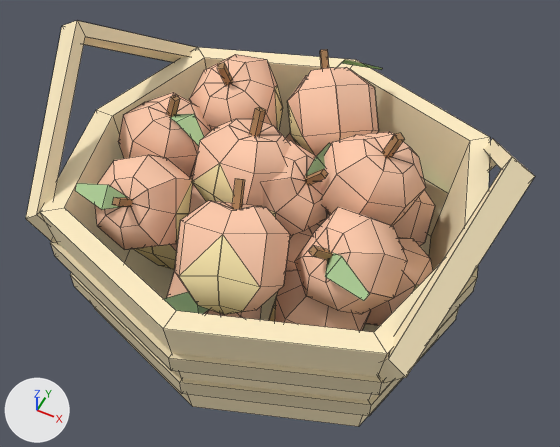
Two versions of the Blender file crops/crops/crops.blend, one commit apart.
Both versions are drawn from a camera (50 mm lens) standing at (0.606, -1.186, 1.38) and looking at (0.036, -0.047, -0.043). The axes (+X, +Y, +Z) are drawn at lower left. The lights are the same throughout. Mesh edges are drawn as thin lines.

Names of what the first picture shows: 'basket', 'peach', 'peach.001', 'peach.002'.
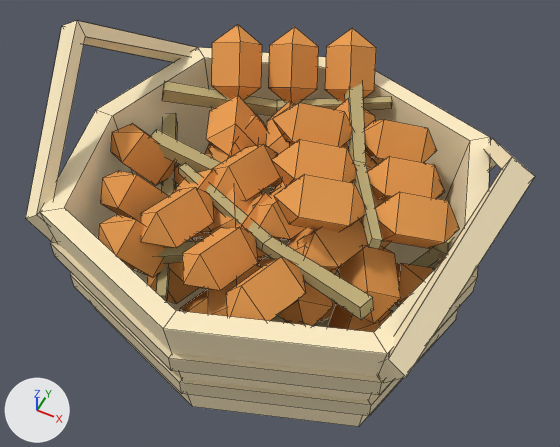
Where the newer file only moved an object's origin or applied its transform, the numbers keep the older frame.

The change, as JSON lines over the scene's bpy script:
```json
{"op": "add", "block": "mat_palmstem", "code": ["mat_palmstem = diffuse_material('palmStem')", "mat_palmstem.base_color = (0.54, 0.443, 0.209)  # beige #c2b27e"]}
{"op": "add", "block": "mat_dateripe", "code": ["mat_dateripe = diffuse_material('dateRipe')", "mat_dateripe.base_color = (0.833, 0.355, 0.0946)  # orange #eba157"]}
{"block": "me_cube_031", "where": "me_cube_031.from_pydata(...)  # 734 vertices, 394 faces; spans x -0.385..0.427, y -0.389..0.41, z -0.102..0.198"}
{"block": "me_cube_031", "where": "# used by ob_peach_002; location = (-0.01, 0.02, 0.02); rotation_euler = (0.0, 0.0, -3.142), in degrees (0, 0, -180)"}
{"block": "me_cube_031", "change": "me_cube_031 part 1: the whole mesh is turned 180 degrees about the z axis through its middle, then moved by (-0.061, 0.019, 0.0)"}
{"op": "add", "block": "me_cube_447", "code": ["me_cube_447 = bpy.data.meshes.new('Cube.447')", "me_cube_447.from_pydata(...)  # 72 vertices, 82 faces; spans x -0.356..0.286, y -0.224..0.224, z -0.082..0.072", "# faces by material slot: [10, 72]", "me_cube_447.materials.append(mat_palmstem)  # beige #c2b27e", "me_cube_447.materials.append(mat_dateripe)  # orange #eba157"]}
{"op": "add", "block": "me_cube_032", "code": ["me_cube_032 = bpy.data.meshes.new('Cube.032')", "me_cube_032.from_pydata(...)  # 216 vertices, 246 faces; spans x -0.446..0.446, y -0.365..0.408, z -0.287..-0.018", "# faces by material slot: [30, 216]", "me_cube_032.materials.append(mat_palmstem)  # beige #c2b27e", "me_cube_032.materials.append(mat_dateripe)  # orange #eba157"]}
{"op": "add", "block": "me_cube_033", "code": ["me_cube_033 = bpy.data.meshes.new('Cube.033')", "me_cube_033.from_pydata(...)  # 216 vertices, 246 faces; spans x -0.446..0.446, y -0.365..0.408, z -0.157..0.112", "# faces by material slot: [30, 216]", "me_cube_033.materials.append(mat_palmstem)  # beige #c2b27e", "me_cube_033.materials.append(mat_dateripe)  # orange #eba157"]}
{"op": "add", "block": "me_cube_034", "code": ["me_cube_034 = bpy.data.meshes.new('Cube.034')", "me_cube_034.from_pydata(...)  # 216 vertices, 246 faces; spans x -0.413..0.451, y -0.409..0.482, z -0.037..0.232", "# faces by material slot: [30, 216]", "me_cube_034.materials.append(mat_palmstem)  # beige #c2b27e", "me_cube_034.materials.append(mat_dateripe)  # orange #eba157"]}
{"op": "add", "block": "ob_peach_002", "code": "ob_peach_002.hide_set(True)  # its collection is switched off"}
{"op": "add", "block": "ob_peach_001", "code": "ob_peach_001.hide_set(True)  # its collection is switched off"}
{"op": "add", "block": "ob_peach", "code": "ob_peach.hide_set(True)  # its collection is switched off"}
{"op": "add", "block": "ob_date", "code": ["ob_date = bpy.data.objects.new('date', me_cube_447)", "ob_date.location = (0.0, 0.0, 0.0)"]}
{"op": "add", "block": "ob_date_001", "code": ["ob_date_001 = bpy.data.objects.new('date.001', me_cube_032)", "ob_date_001.location = (0.0, 0.0, 0.0)"]}
{"op": "add", "block": "ob_date_002", "code": ["ob_date_002 = bpy.data.objects.new('date.002', me_cube_033)", "ob_date_002.location = (0.0, 0.0, 0.0)"]}
{"op": "add", "block": "ob_date_003", "code": ["ob_date_003 = bpy.data.objects.new('date.003', me_cube_034)", "ob_date_003.location = (0.0, 0.0, 0.0)"]}
```

Boxes [x1, y1, x2, y2] around the edits, measured in the pictures (560 x 447 px):
```json
{"object": "peach.002", "change": "hidden", "before": [75, 49, 426, 314], "on screen": "beige"}
{"object": "date.003", "change": "added", "after": [141, 24, 460, 321], "on screen": "orange", "faces in mat_dateripe (orange #eba157)": [141, 24, 460, 321], "faces in mat_palmstem (beige #c2b27e)": [162, 81, 392, 320]}
{"object": "date.002", "change": "added", "after": [98, 114, 453, 326], "faces in mat_dateripe (orange #eba157)": [98, 123, 401, 326], "faces in mat_palmstem (beige #c2b27e)": [157, 114, 453, 302]}
{"object": "peach.001", "change": "hidden", "before": [134, 132, 435, 331]}
{"object": "peach", "change": "hidden", "before": [262, 140, 331, 236]}
{"object": "date.001", "change": "added", "after": [147, 143, 439, 332], "faces in mat_dateripe (orange #eba157)": [147, 143, 435, 332], "faces in mat_palmstem (beige #c2b27e)": [161, 182, 439, 327]}
{"object": "date", "change": "added", "after": [150, 115, 377, 274], "on screen": "orange", "faces in mat_dateripe (orange #eba157)": [173, 115, 377, 274], "faces in mat_palmstem (beige #c2b27e)": [150, 129, 274, 194]}
```
